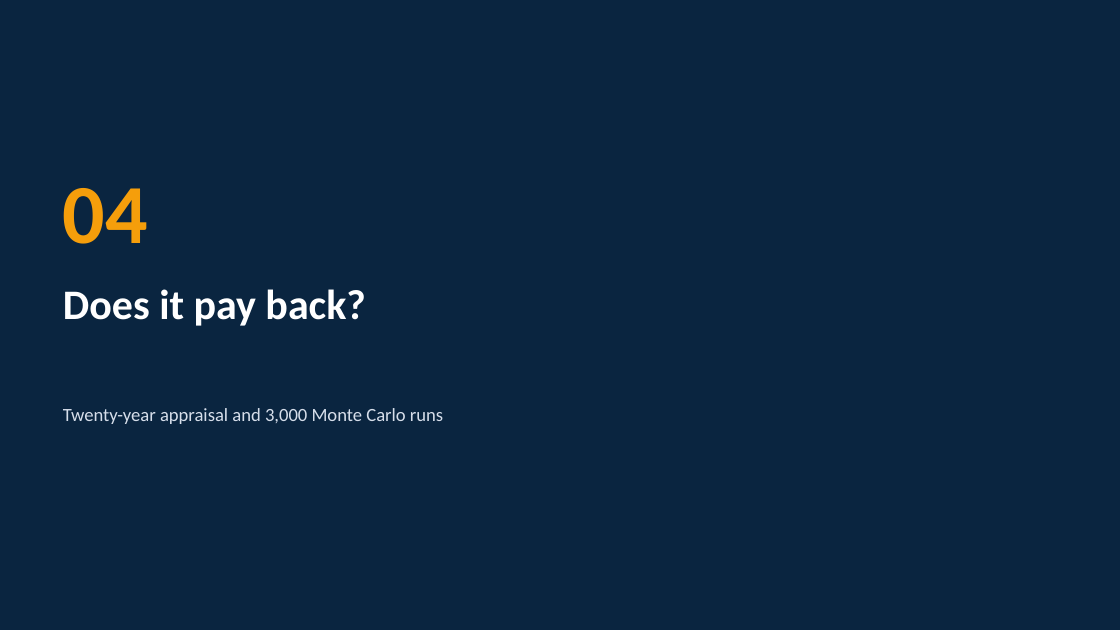
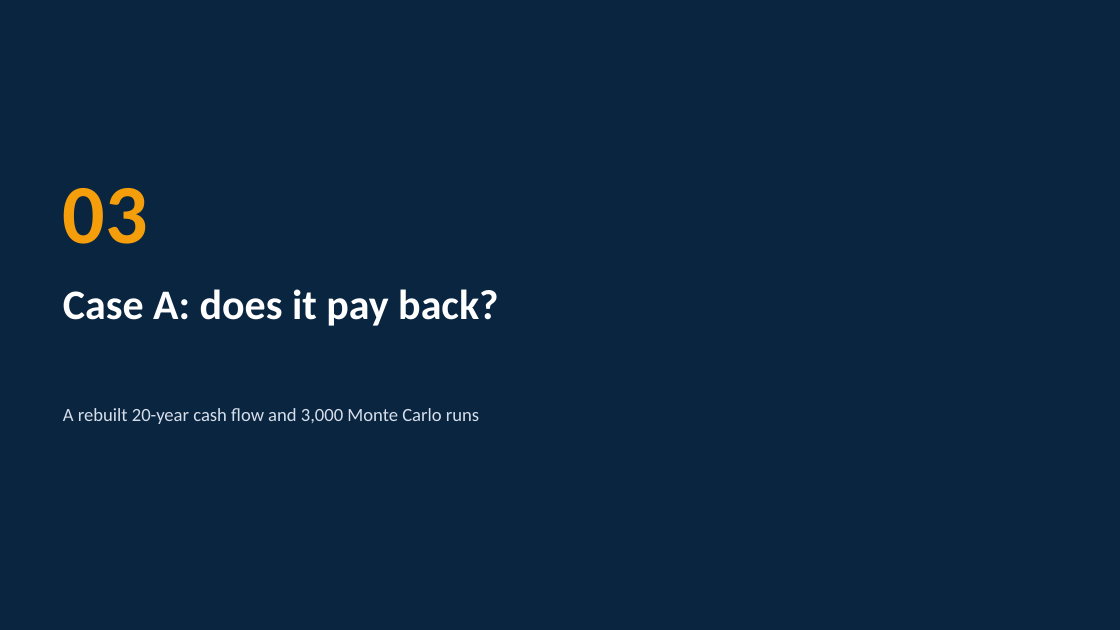
Before and after one commit to shariarmahir/Project-portfolio, a slide deck: slide 10 of public/downloads/presentation-iot-charging-infrastructure.pptx (slide 12 before the commit). Drawn at 1120x630 pixels with LibreOffice and Linux fonts; fonts in the diff are those of the drawing; background and template pictures are left out. Boxes give left, top, right and bottom in pixels: in the first picture for what was removed or moved away, otherwise in the second. Text is boxed around its words. In the diff, an @@ line names an element or a change of style, - is before the commit and + after.

```diff
--- a/public/downloads/presentation-iot-charging-infrastructure.pptx
+++ b/public/downloads/presentation-iot-charging-infrastructure.pptx
@@ text at (x1=63, y1=188, x2=148, y2=244): text changed @@
-04
+03
@@ text at (x1=63, y1=289, x2=498, y2=326): text changed @@
-Does it pay back?
+Case A: does it pay back?
@@ text at (x1=63, y1=408, x2=479, y2=424): text changed @@
-Twenty-year appraisal and 3,000 Monte Carlo runs
+A rebuilt 20-year cash flow and 3,000 Monte Carlo runs
```
Also in this commit, not shown: 12 other slides changed, 10 slides added, 10 slides removed, 18 other files.
